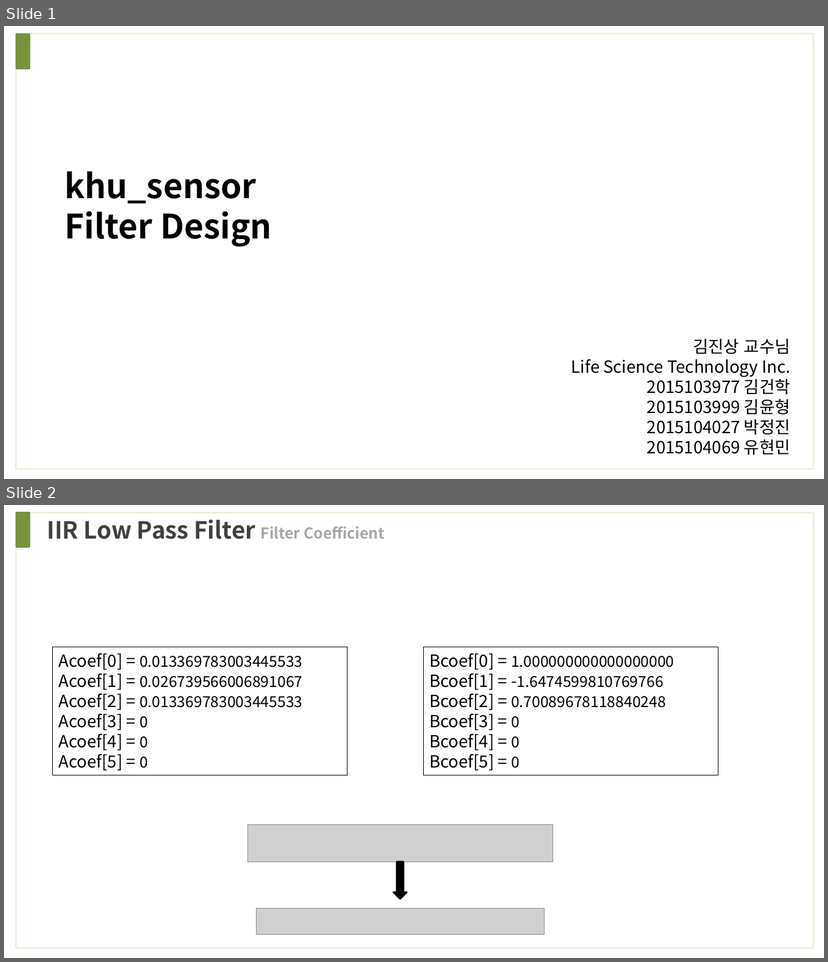
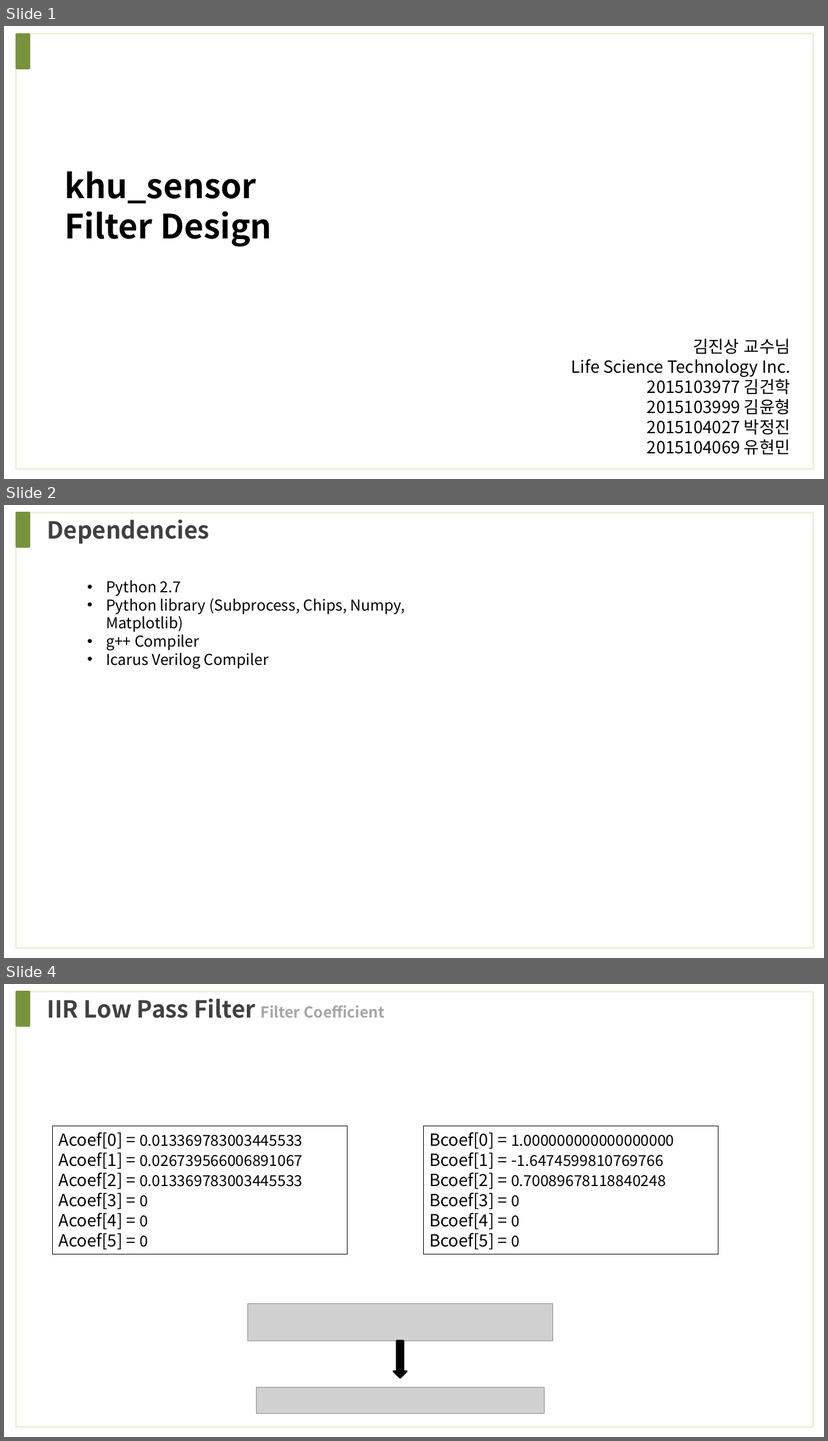
Before and after one commit to wjdwls0630/khu_sensor, a slide deck: Reference/Filter/Filter_Test.pptx. Shown one above the other, each under a label of ours: slides 1 and 2 before the commit, slides 1, 2 and 4 after it; the slides between them are not shown. The pictures are 828x962 and 828x1441 pixels, drawn with LibreOffice and Linux fonts; fonts in the diff are those of the drawing; grey boxes stand for pictures. Boxes give left, top, right and bottom in pixels: in the first picture for what was removed or moved away, otherwise in the second. Text is boxed around its words. In the diff, an @@ line names an element or a change of style, - is before the commit and + after.

```diff
--- a/Reference/Filter/Filter_Test.pptx
+++ b/Reference/Filter/Filter_Test.pptx
@@ slide 2 added at box(4, 505, 824, 958), background #FFFFFF @@
@@ rectangle added at box(16, 512, 812, 947), outline #EBF1DE 2.25 pt @@
@@ rectangle added at box(17, 513, 30, 547), fill #77933C, outline #77933C 2 pt @@
@@ text added at box(47, 520, 209, 544), 28 pt, text #404040, bold @@
+Dependencies
@@ text added at box(106, 580, 405, 668), 18 pt, text #000000 @@
+• Python 2.7
+• Python library (Subprocess, Chips, Numpy, Matplotlib)
+• g++ Compiler
+• Icarus Verilog Compiler
@@ what was slide 2 is now slide 4 @@
```
Also in this commit, not shown: 1 slide changed, 6 other slides added, 3 slides removed, 10 other files.
